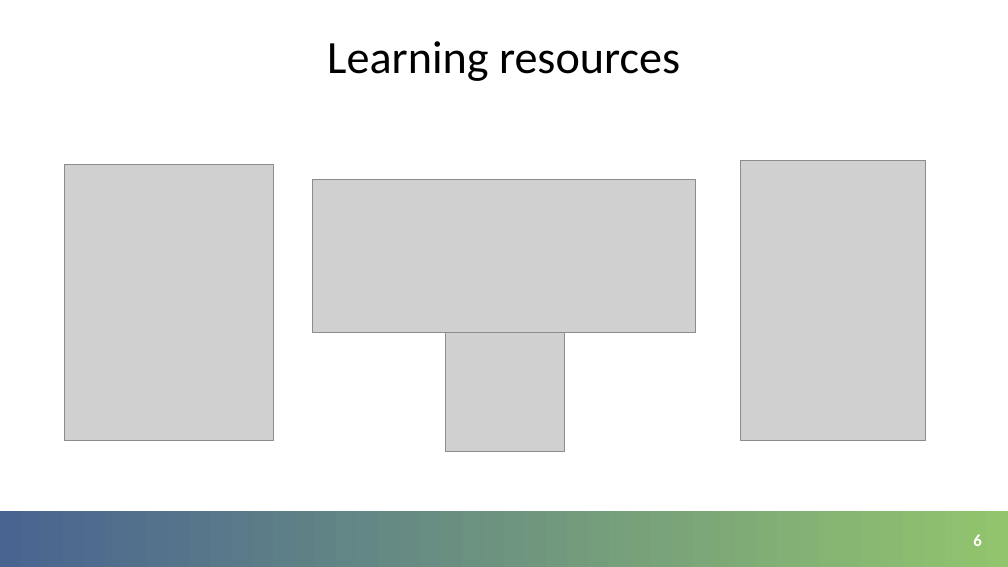
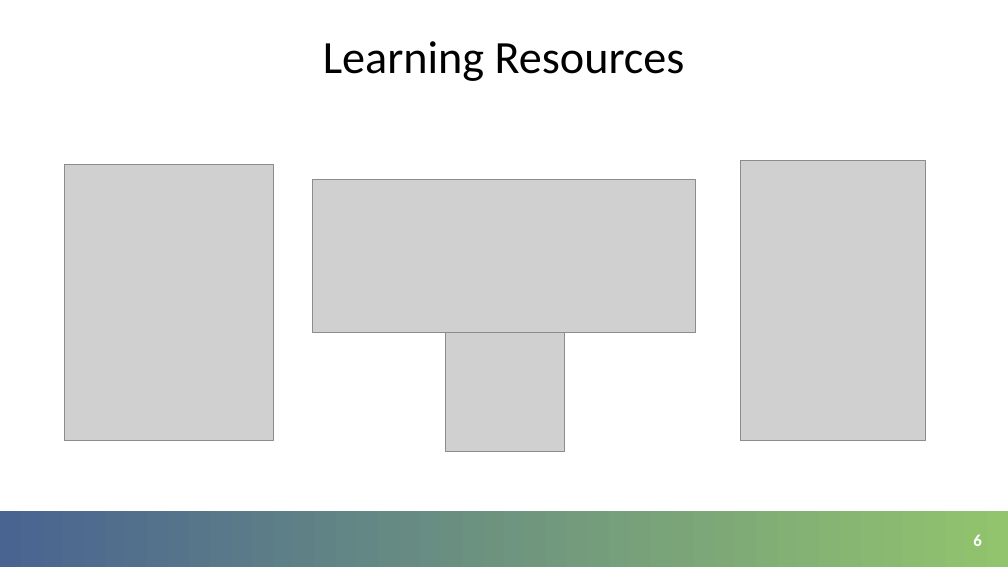
Before and after one commit to jacoblgoodman/Neural_net, a slide deck: slide 6 of presentation/Capstone_presentation_JacobGoodman.pptx. Drawn at 1008x567 pixels with LibreOffice and Linux fonts; fonts in the diff are those of the drawing; grey boxes stand for pictures; background and template pictures are left out. Boxes give left, top, right and bottom in pixels: in the first picture for what was removed or moved away, otherwise in the second. Text is boxed around its words. In the diff, an @@ line names an element or a change of style, - is before the commit and + after.

```diff
--- a/presentation/Capstone_presentation_JacobGoodman.pptx
+++ b/presentation/Capstone_presentation_JacobGoodman.pptx
@@ title at box(323, 41, 685, 81): text changed @@
-Learning resources
+Learning Resources
```
Also in this commit, not shown: 7 other slides changed, 2 other files.
